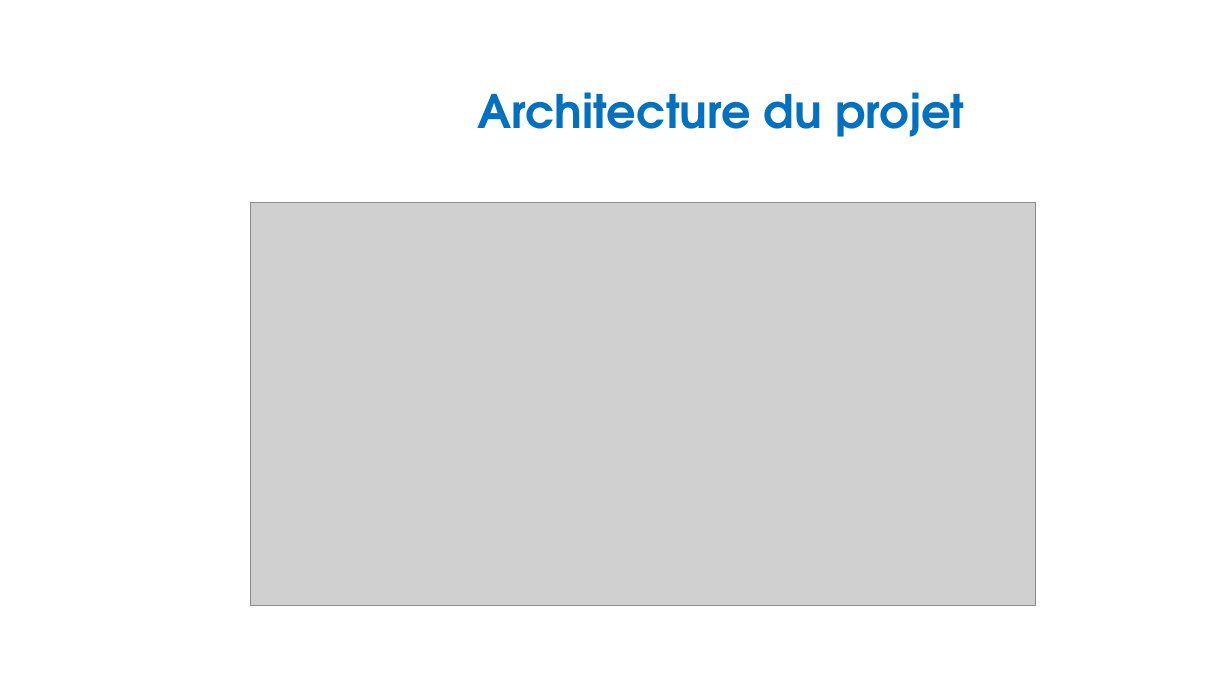
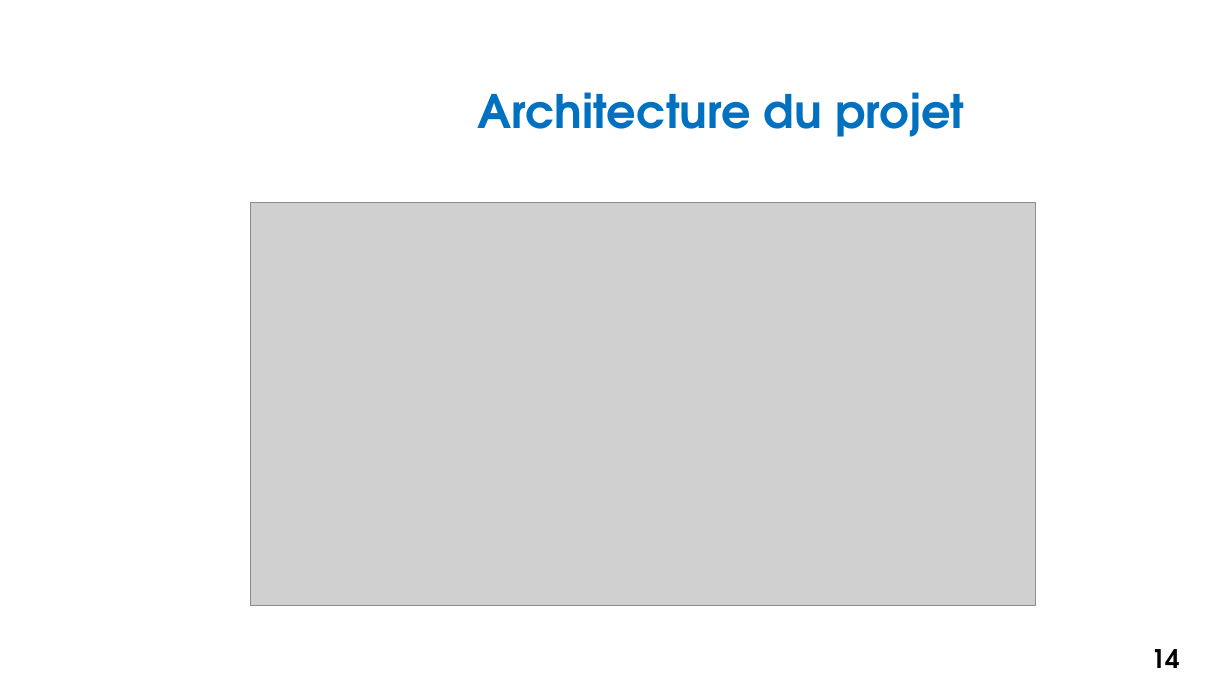
Before and after one commit to Bloc4CESI/Negosud, a slide deck: slide 14 of annexes/PrésentationNegosud.pptm (slide 11 before the commit). Drawn at 1232x693 pixels with LibreOffice and Linux fonts; fonts in the diff are those of the drawing; grey boxes stand for pictures; background and template pictures are left out. Boxes give left, top, right and bottom in pixels: in the first picture for what was removed or moved away, otherwise in the second. Text is boxed around its words. In the diff, an @@ line names an element or a change of style, - is before the commit and + after.

```diff
--- a/annexes/PrésentationNegosud.pptm
+++ b/annexes/PrésentationNegosud.pptm
@@ page number added at (1151, 649, 1180, 668), 20 pt, text #000000, bold @@
+14
```
Also in this commit, not shown: 13 other slides changed, 1 slide added, 7 other files.
